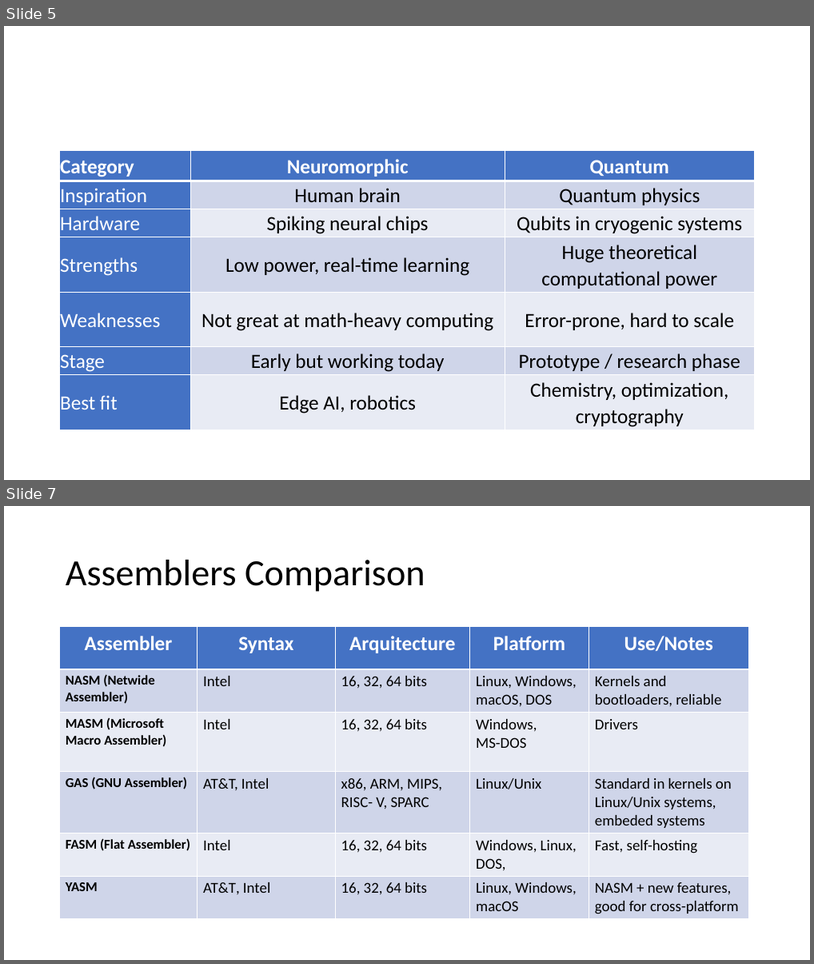
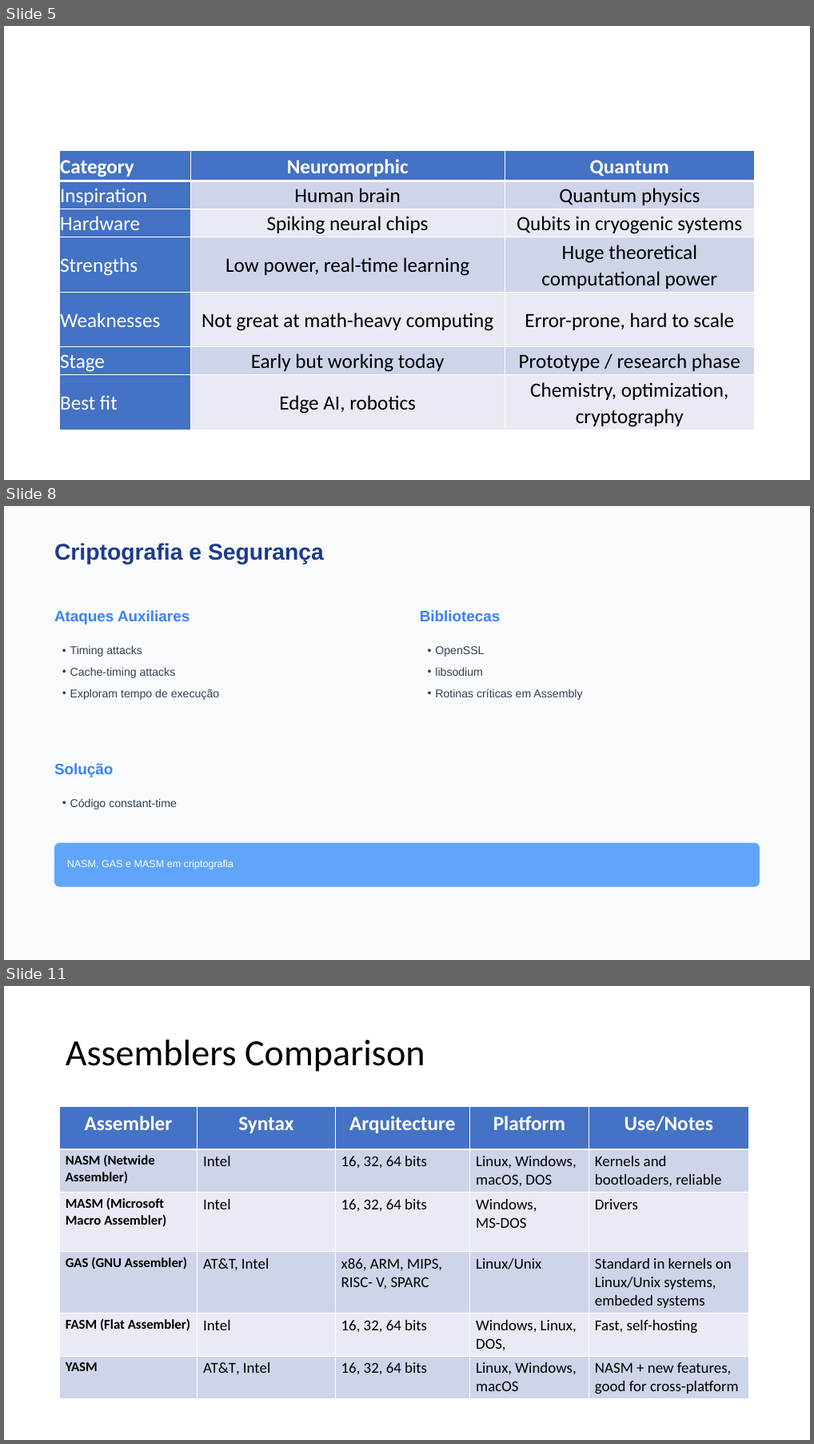
Before and after one commit to FabioRodrigues0/Faculdade, a slide deck: acomp/trabalhos_praticos/Apresentação ADC - Assembly.pptx. Shown one above the other, each under a label of ours: slides 5 and 7 before the commit, slides 5, 8 and 11 after it; the slides between them are not shown. The pictures are 814x964 and 814x1444 pixels, drawn with LibreOffice and Linux fonts; fonts in the diff are those of the drawing. Boxes give left, top, right and bottom in pixels: in the first picture for what was removed or moved away, otherwise in the second. Text is boxed around its words. In the diff, an @@ line names an element or a change of style, - is before the commit and + after.

```diff
--- a/acomp/trabalhos_praticos/Apresentação ADC - Assembly.pptx
+++ b/acomp/trabalhos_praticos/Apresentação ADC - Assembly.pptx
@@ slide 8 added at <box>4,506,810,960</box>, background #F8FAFC @@
@@ text added at <box>54,543,324,564</box>, 27 pt, text #1E3A8A, bold @@
+Criptografia e Segurança
@@ text added at <box>54,610,190,624</box>, 18 pt, text #3B82F6, bold @@
+Ataques Auxiliares
@@ text added at <box>420,610,501,621</box>, 18 pt, text #3B82F6, bold @@
+Bibliotecas
@@ text added at <box>70,645,219,700</box>, 13.5 pt, text #334155 @@
+• Timing attacks
+• Cache-timing attacks
+• Exploram tempo de execução
@@ text added at <box>435,646,582,700</box>, 13.5 pt, text #334155 @@
+• OpenSSL
+• libsodium
+• Rotinas críticas em Assembly
@@ text added at <box>54,763,113,777</box>, 18 pt, text #3B82F6, bold @@
+Solução
@@ text added at <box>70,798,177,809</box>, 13.5 pt, text #334155 @@
+• Código constant-time
@@ rounded rectangle added at <box>54,842,760,887</box>, fill #60A5FA @@
@@ text added at <box>67,860,234,869</box>, 12 pt, text #FFFFFF @@
+NASM, GAS e MASM em criptografia
@@ what was slide 7 is now slide 11 @@
```
Also in this commit, not shown: 4 other slides added, 1 slide removed.
